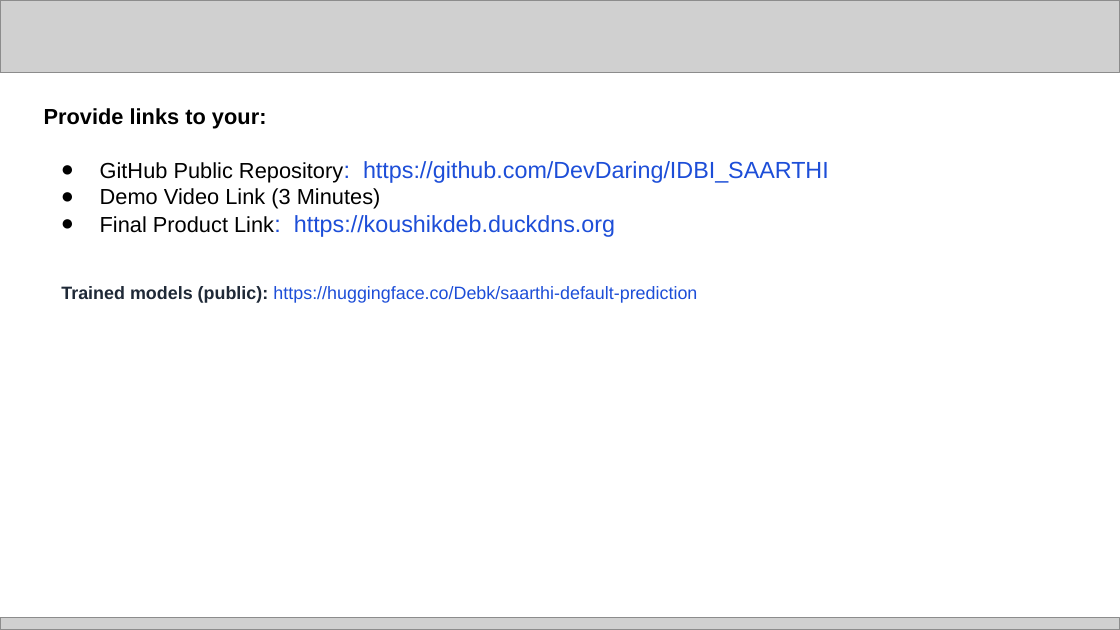
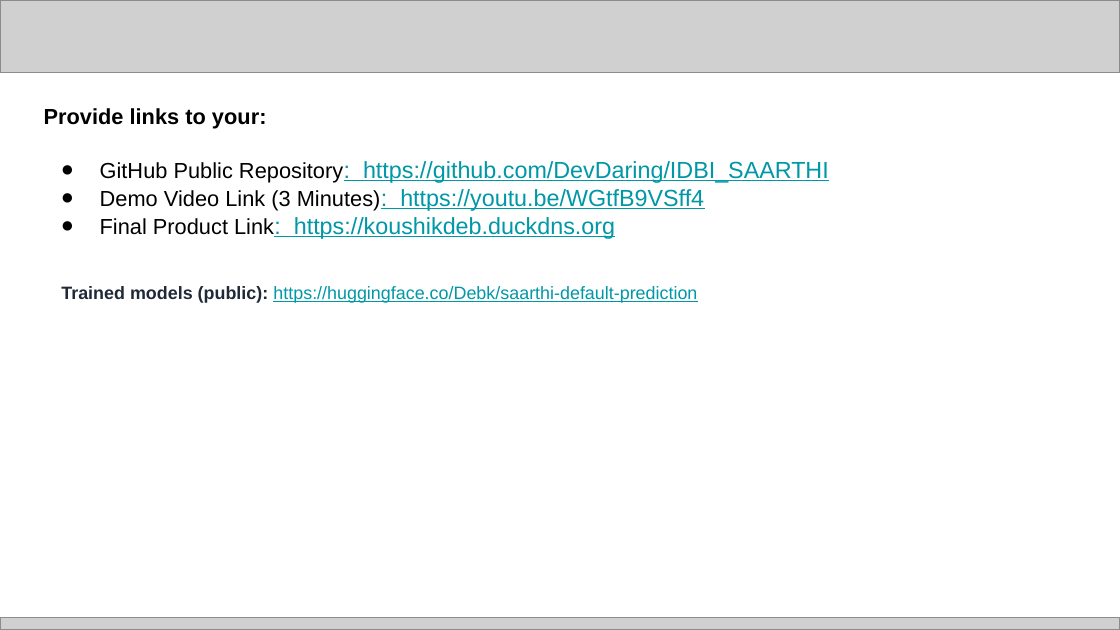
Before and after one commit to DevDaring/IDBI_SAARTHI, a slide deck: slide 14 of Final_Submission/Prototype Submission Deck _ IDBI Innovate 2026.pptx. Drawn at 1120x630 pixels with LibreOffice and Linux fonts; fonts in the diff are those of the drawing; grey boxes stand for pictures. Boxes give left, top, right and bottom in pixels: in the first picture for what was removed or moved away, otherwise in the second. Text is boxed around its words. In the diff, an @@ line names an element or a change of style, - is before the commit and + after.

```diff
--- a/Final_Submission/Prototype Submission Deck _ IDBI Innovate 2026.pptx
+++ b/Final_Submission/Prototype Submission Deck _ IDBI Innovate 2026.pptx
@@ text at <box>100,161,829,239</box>: text colour #1D4ED8 to #0097A7, underline on in "Repository: https://github.com/DevDaring/IDBI_SAARTHI", "Link: https://koushikdeb.duckdns.org" @@
@@ text at <box>100,189,704,211</box>: text changed; size 14 to 15 pt; text colour #000000 to #0097A7 @@
-● Demo Video Link (3 Minutes)
+● Demo Video Link (3 Minutes): https://youtu.be/WGtfB9VSff4
@@ text "Trained models (public): https://huggingface.co/Debk/saarthi ..." at <box>61,286,697,303</box>: text colour #1D4ED8 to #0097A7, underline on in "https://huggingface.co/Debk/saarthi-default-prediction" @@
```
